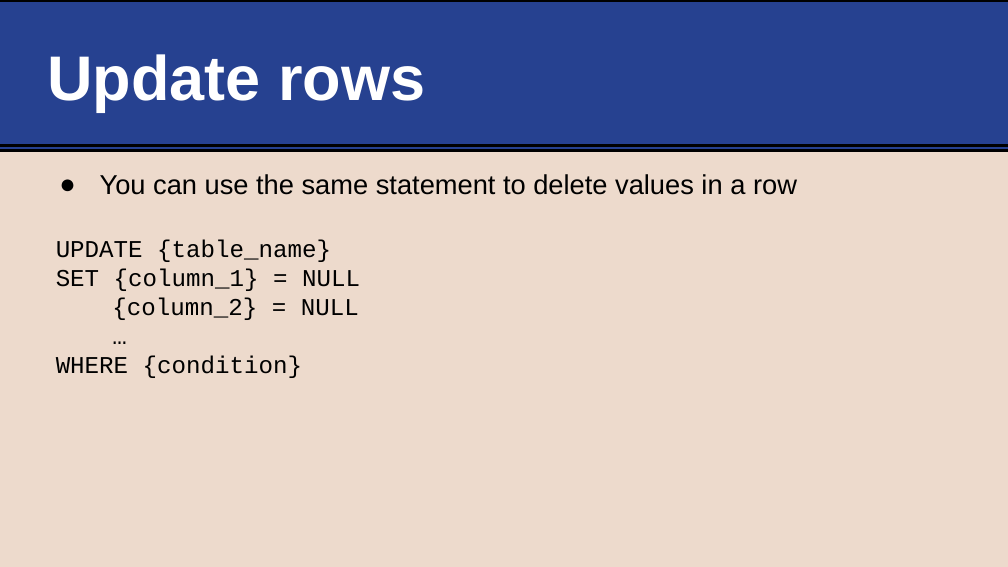
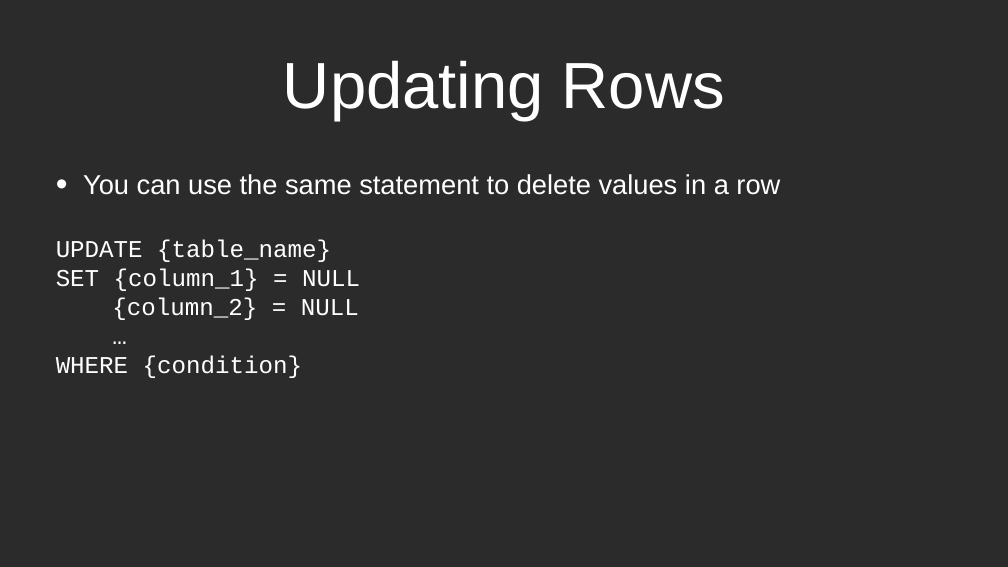
Before and after one commit to life-efficient/Data-Engineering, a slide deck: slide 16 of 2. SQL/2. CRUD/2. SQL CRUD.pptx (slide 15 before the commit). Drawn at 1008x567 pixels with LibreOffice and Linux fonts; fonts in the diff are those of the drawing; background and template pictures are left out; a plain dark background stands for a picture behind light text. Boxes give left, top, right and bottom in pixels: in the first picture for what was removed or moved away, otherwise in the second. Text is boxed around its words. In the diff, an @@ line names an element or a change of style, - is before the commit and + after.

```diff
--- a/2. SQL/2. CRUD/2. SQL CRUD.pptx
+++ b/2. SQL/2. CRUD/2. SQL CRUD.pptx
@@ background #EDDACC to picture (left out) @@
@@ rectangle removed at bbox=[0, 0, 1008, 151] @@
@@ title "Updating Rows" at bbox=[283, 60, 725, 120]: vertical alignment middle to bottom @@
@@ title at bbox=[283, 60, 725, 120]: text changed; size 120 to 124.2 pt; bold off @@
-Update rows
+Updating Rows
@@ line removed from (0, 146) to (1008, 146) @@
@@ text "You can use the same ..." at bbox=[56, 174, 780, 378]: text colour #000000 to #FFFFFF; bullet ● to • @@
```
Also in this commit, not shown: 18 other slides changed, 1 slide added, 3 other files.
